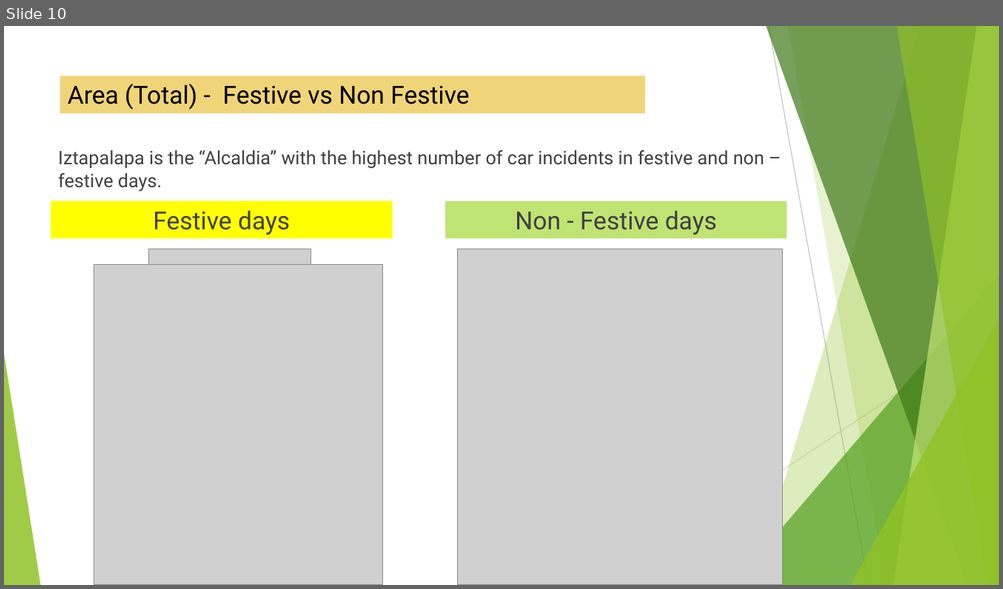
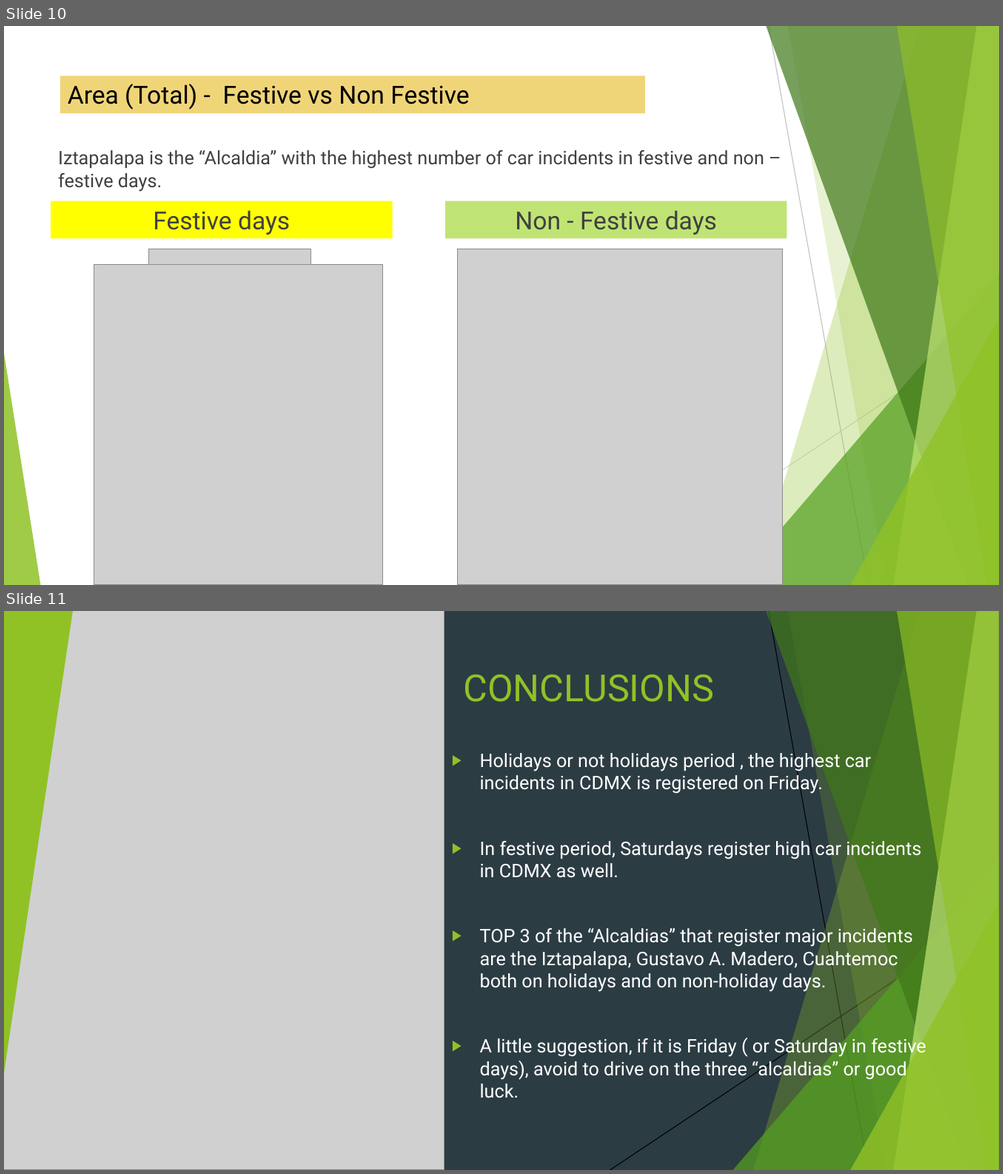
Before and after one commit to yuliasky/Project1-Pandroits, a slide deck: Project_car_incidents.pptx. Shown one above the other, each under a label of ours: slide 10 before the commit, slides 10 and 11 after it. The pictures are 1003x589 and 1003x1174 pixels, drawn with LibreOffice and Linux fonts; fonts in the diff are those of the drawing; grey boxes stand for pictures. Boxes give left, top, right and bottom in pixels: in the first picture for what was removed or moved away, otherwise in the second. Text is boxed around its words. In the diff, an @@ line names an element or a change of style, - is before the commit and + after.

Commit message:
update with conclusions

```diff
--- a/Project_car_incidents.pptx
+++ b/Project_car_incidents.pptx
@@ slide 11 added at (4, 611, 999, 1170), background #2C3C43; not listed: 8 template elements that a slide beside it also shows @@
@@ picture added at (4, 611, 444, 1170) @@
@@ triangle added at (4, 611, 73, 1073), fill #90C226 @@
@@ line added from (768, 611) to (868, 1170), #000000 0.75 pt @@
@@ title added at (463, 675, 714, 702), 36 pt, text #90C226 @@
+CONCLUSIONS
@@ text added at (480, 750, 926, 1099), 18 pt, text #FFFFFF @@
+▶ Holidays or not holidays period , the highest car incidents in CDMX is registered on Friday.
+▶ In festive period, Saturdays register high car incidents in CDMX as well.
+▶ TOP 3 of the “Alcaldias” that register major incidents are the Iztapalapa, Gustavo A. Madero, Cuahtemoc both on holidays and on non-holiday days.
+▶ A little suggestion, if it is Friday ( or Saturday in festive days), avoid to drive on the three “alcaldias” or good luck.
@@ line added from (999, 911) to (610, 1170), #000000 0.75 pt @@
```
Also in this commit, not shown: 2 slides changed, 1 other file.
